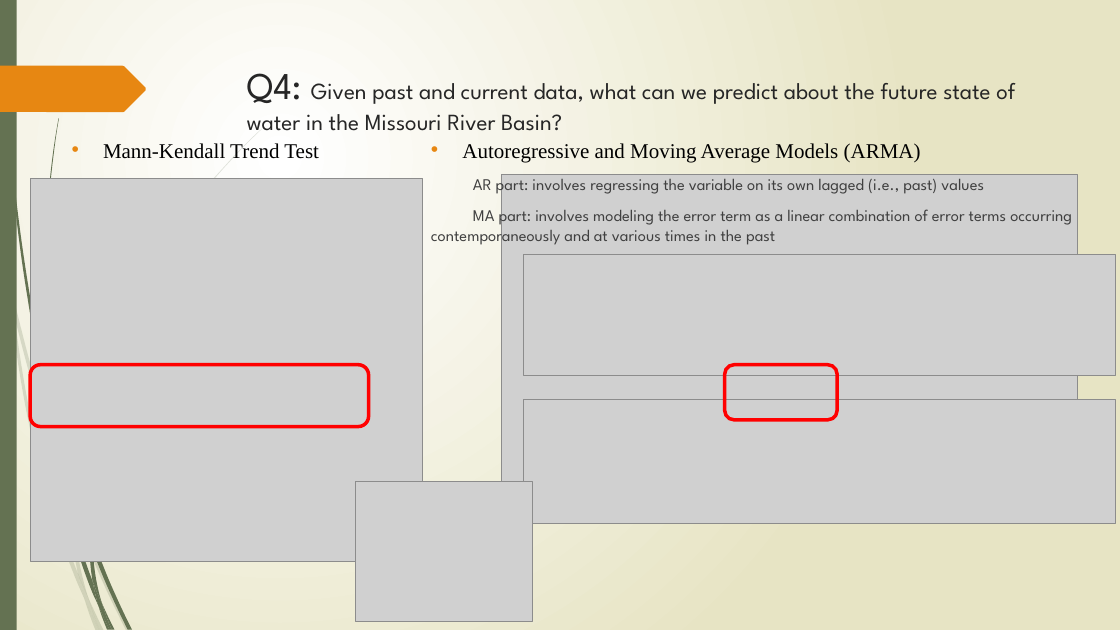
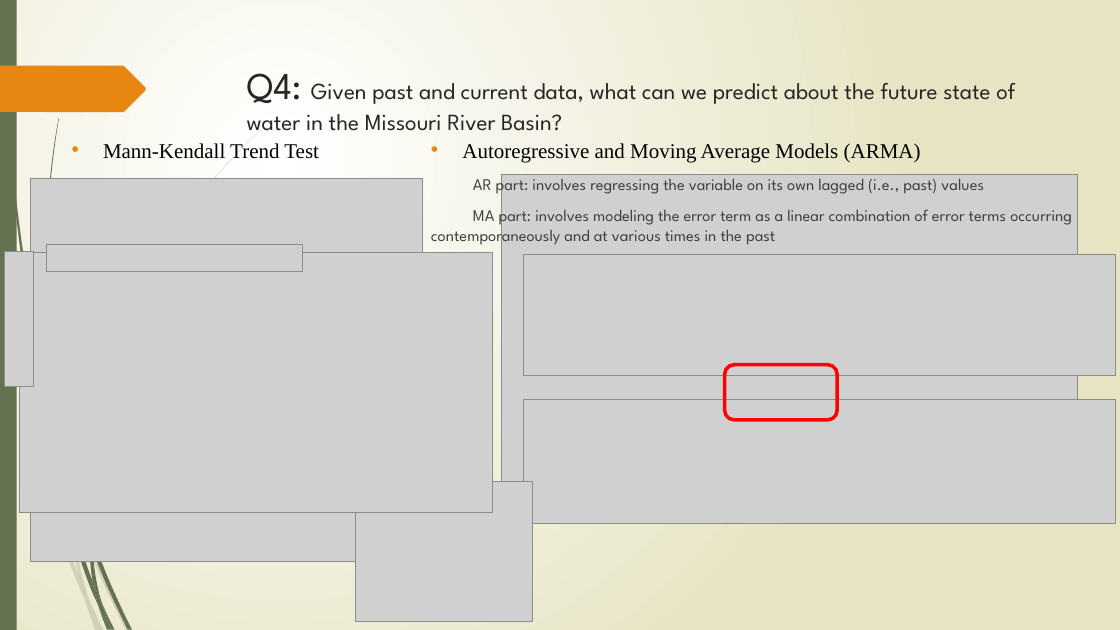
Before and after one commit to forkhala/Hydrologic_Data_Analysis_Final_Proj, a slide deck: slide 10 of TeamDocs/Examining the Hydrologic Properties of the Missouri River.pptx. Drawn at 1120x630 pixels with LibreOffice and Linux fonts; fonts in the diff are those of the drawing; grey boxes stand for pictures. Boxes give left, top, right and bottom in pixels: in the first picture for what was removed or moved away, otherwise in the second. Text is boxed around its words. In the diff, an @@ line names an element or a change of style, - is before the commit and + after.

Commit message:
Add a discharge prediction figure

```diff
--- a/TeamDocs/Examining the Hydrologic Properties of the Missouri River.pptx
+++ b/TeamDocs/Examining the Hydrologic Properties of the Missouri River.pptx
@@ picture added at [5, 252, 34, 386] @@
@@ picture added at [19, 252, 493, 513] @@
@@ picture added at [46, 245, 302, 271] @@
@@ rounded rectangle removed at [30, 365, 369, 427] @@
```
Also in this commit, not shown: 2 other files.
